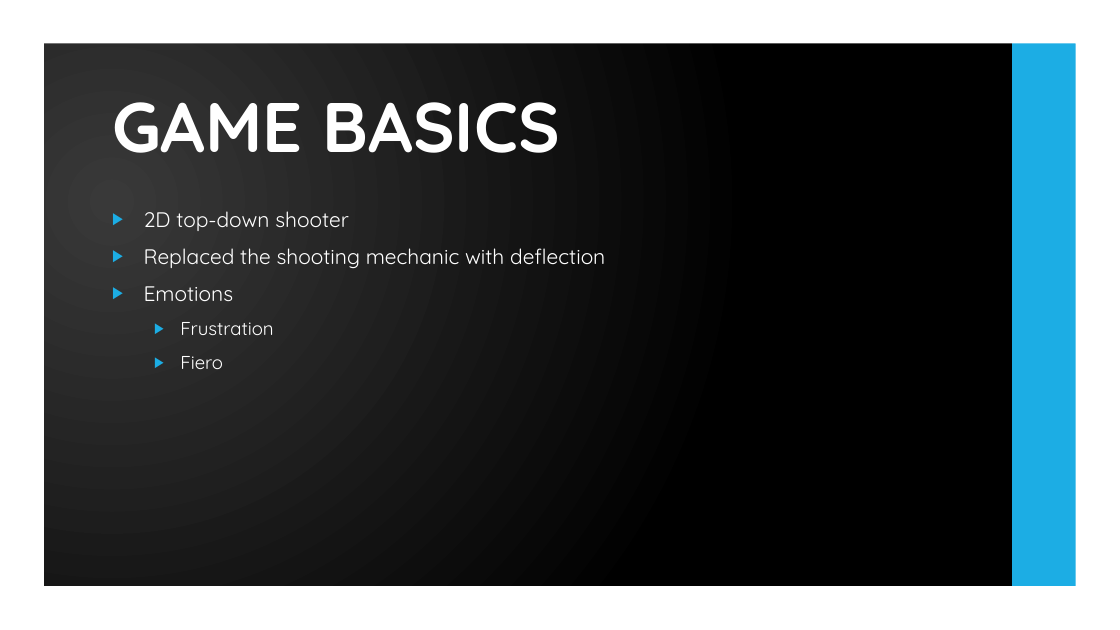
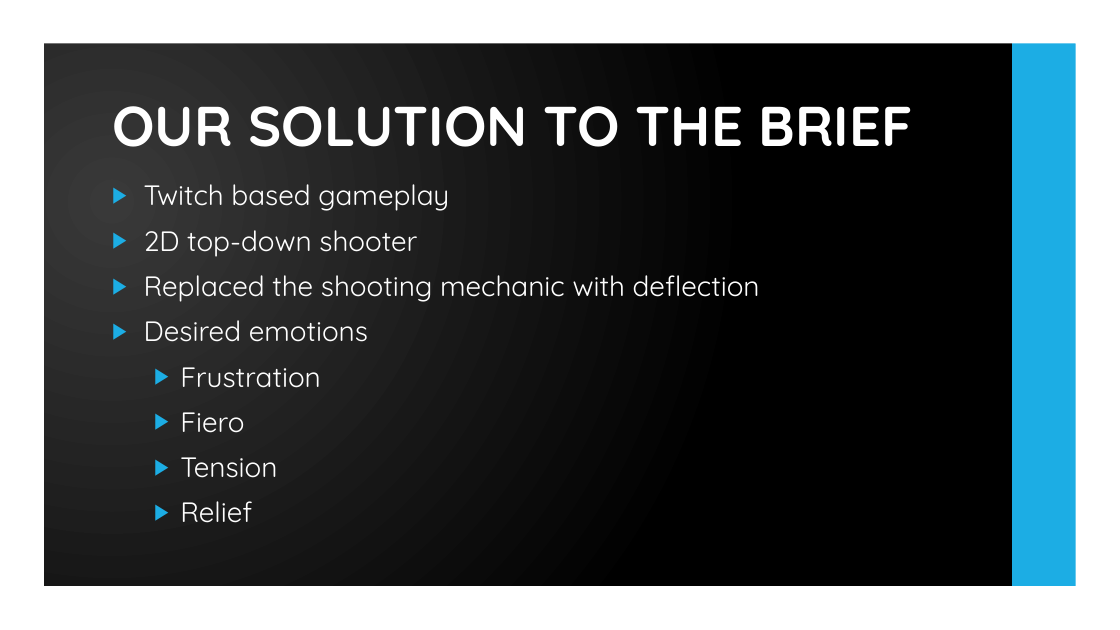
Before and after one commit to UoSGroupProjects1819/mgp-team-7, a slide deck: slide 3 of Demo Presentation/Demo Presentation.pptx. Drawn at 1120x630 pixels with LibreOffice and Linux fonts; fonts in the diff are those of the drawing; background and template pictures are left out. Boxes give left, top, right and bottom in pixels: in the first picture for what was removed or moved away, otherwise in the second. Text is boxed around its words. In the diff, an @@ line names an element or a change of style, - is before the commit and + after.

```diff
--- a/Demo Presentation/Demo Presentation.pptx
+++ b/Demo Presentation/Demo Presentation.pptx
@@ title at box(112, 106, 913, 147): text changed; size 60 to 48 pt @@
-GAME BASICS
+OUR SOLUTION TO THE BRIEF
@@ text "Twitch based gameplay": place and size @@
-text "Twitch based gameplay" at box(144, 211, 605, 369)
+text "Twitch based gameplay" at box(144, 184, 760, 523)
@@ text at box(144, 184, 449, 211): paragraph added @@
+▶ Twitch based gameplay
@@ text at box(144, 230, 760, 433): size 18 to 24 pt in "2D top-down shooter", "Replaced the shooting mechanic with deflection"; size 16 to 24 pt in "Frustration", "Fiero" @@
@@ text at box(144, 320, 368, 342): text changed; size 18 to 24 pt @@
-▶ Emotions
+▶ Desired emotions
@@ text at box(180, 457, 277, 523): paragraphs added @@
+  ▶ Tension
+  ▶ Relief
```
Also in this commit, not shown: 3 other slides changed.
